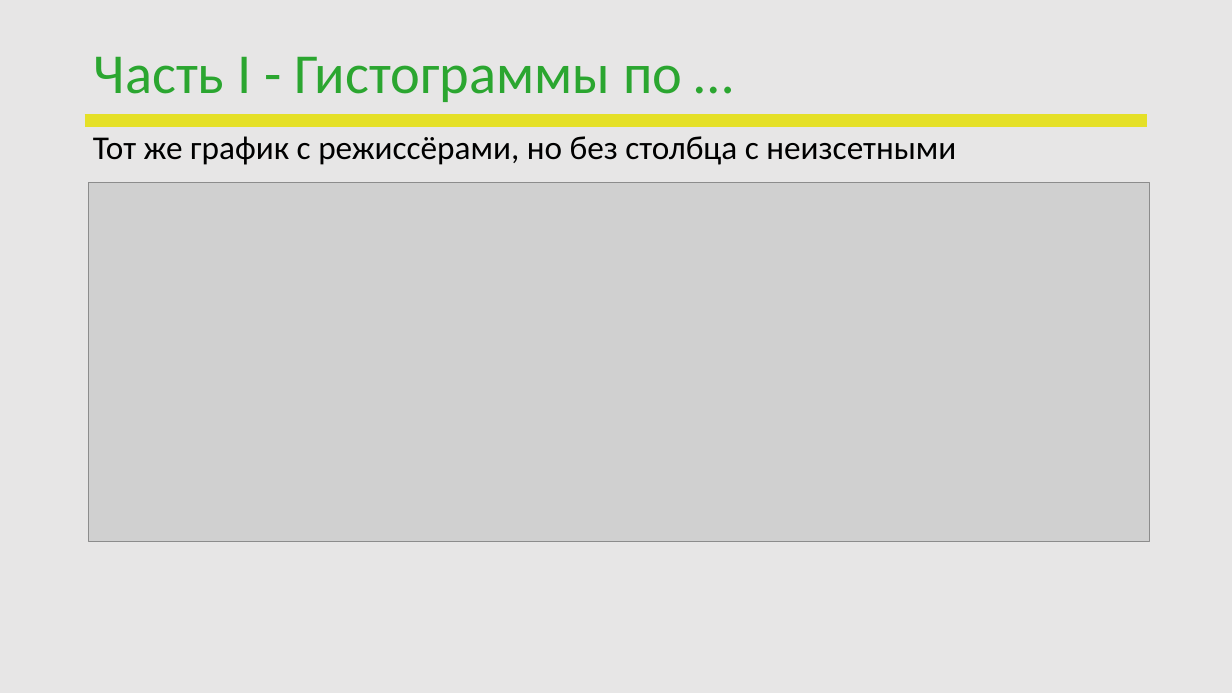
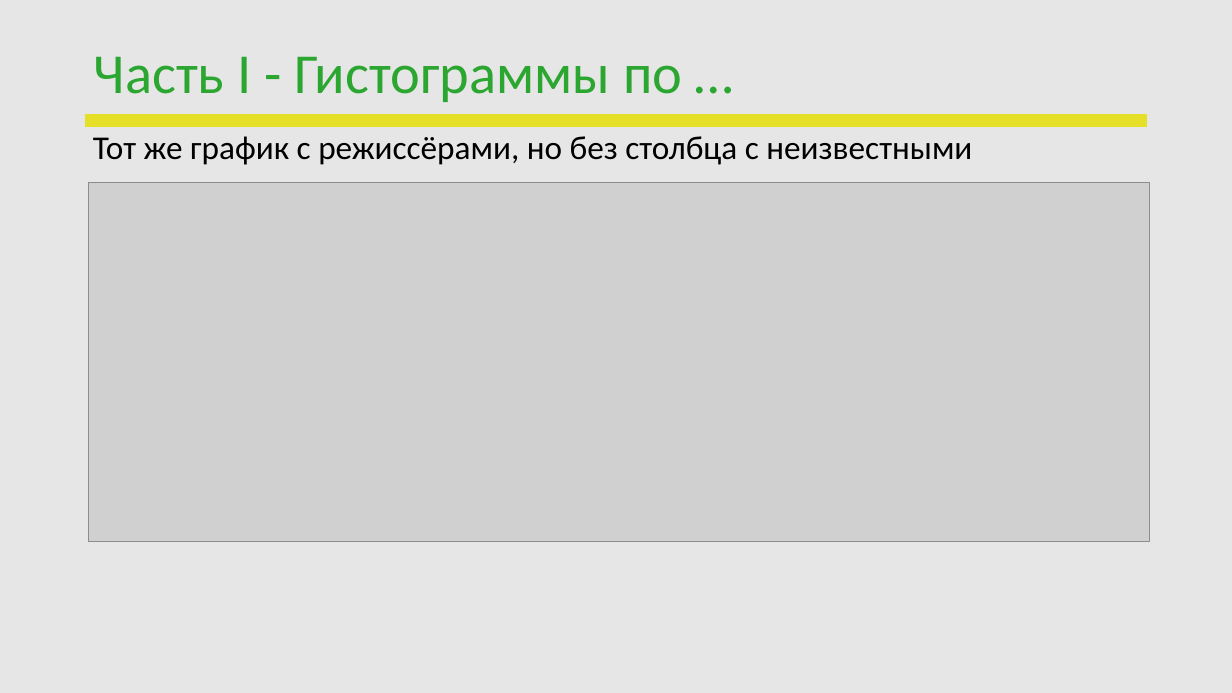
Before and after one commit to PavelVNovikov/DS_april_2022, a slide deck: slide 12 of Diplom/ПЕРЕЗАПУСК_DS_Novikov.pptx. Drawn at 1232x693 pixels with LibreOffice and Linux fonts; fonts in the diff are those of the drawing; grey boxes stand for pictures; background and template pictures are left out. Boxes give left, top, right and bottom in pixels: in the first picture for what was removed or moved away, otherwise in the second. Text is boxed around its words. In the diff, an @@ line names an element or a change of style, - is before the commit and + after.

```diff
--- a/Diplom/ПЕРЕЗАПУСК_DS_Novikov.pptx
+++ b/Diplom/ПЕРЕЗАПУСК_DS_Novikov.pptx
@@ text at (x1=93, y1=136, x2=972, y2=165): text changed @@
-Тот же график с режиссёрами, но без столбца с неизсетными
+Тот же график с режиссёрами, но без столбца с неизвестными
```
Also in this commit, not shown: 2 other slides changed, 1 slide removed.
